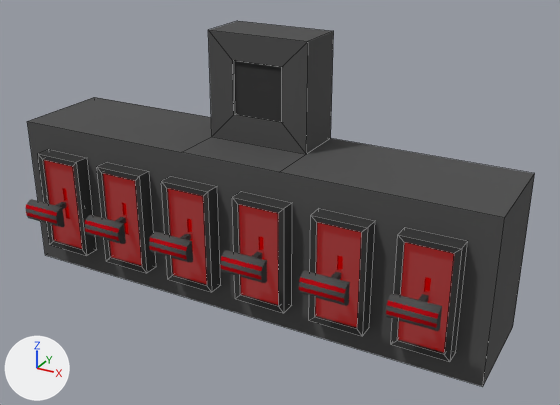
Renders of the Blender file blender_models/Machines/Bridge.blend from each side of a commit.
Before and after are seen from a 50 mm camera at (1.37, -2.52, 1.55) aimed at (0.13, -0.26, 0.42). Lighting does not change. The marker at lower left points along +X, +Y and +Z. Mesh edges are drawn as thin lines on the coarser meshes.

Objects in the first picture: 'Base', 'Door', 'IN3', 'IN4', 'IN5', 'IN6', 'Slot1', 'Slot2', 'Slot3', 'Slot4', 'Slot5', 'Slot6'.
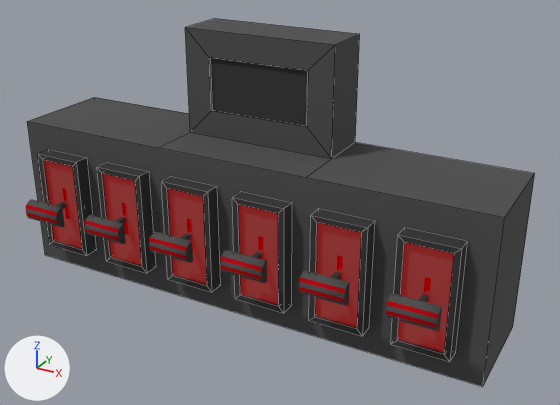
Edits to the bpy script that builds the scene:
```text
Change me_cube:
    where me_cube.from_pydata(...)  # 26 vertices, 21 faces; spans x -0.95..0.95, y -0.4..0.0, z 0.0..1.0
    used by ob_base; location = (0.0, 0.0, 0.0)
    me_cube part 1: all 9 vertices in x -0.2..-0.1, y -0.4..0.0, z 0.6..1.0 are moved by (-0.1, 0.0, 0.0)
    me_cube part 2: all 9 vertices in x 0.1..0.2, y -0.4..0.0, z 0.6..1.0 are moved by (0.1, 0.0, 0.0)
```

Changed parts and their boxes (x1, y1, x2, y2) in the pictures (560 x 405 px; the box of a moved part takes in the faces that stretch with it):
'Base', reshaped: before (27, 21, 535, 386); after (27, 19, 535, 386)
part 1 of me_cube, moved or reshaped: before (27, 31, 235, 152); after (27, 28, 212, 148)
part 2 of me_cube, moved or reshaped: before (157, 21, 390, 180); after (157, 19, 390, 180)
